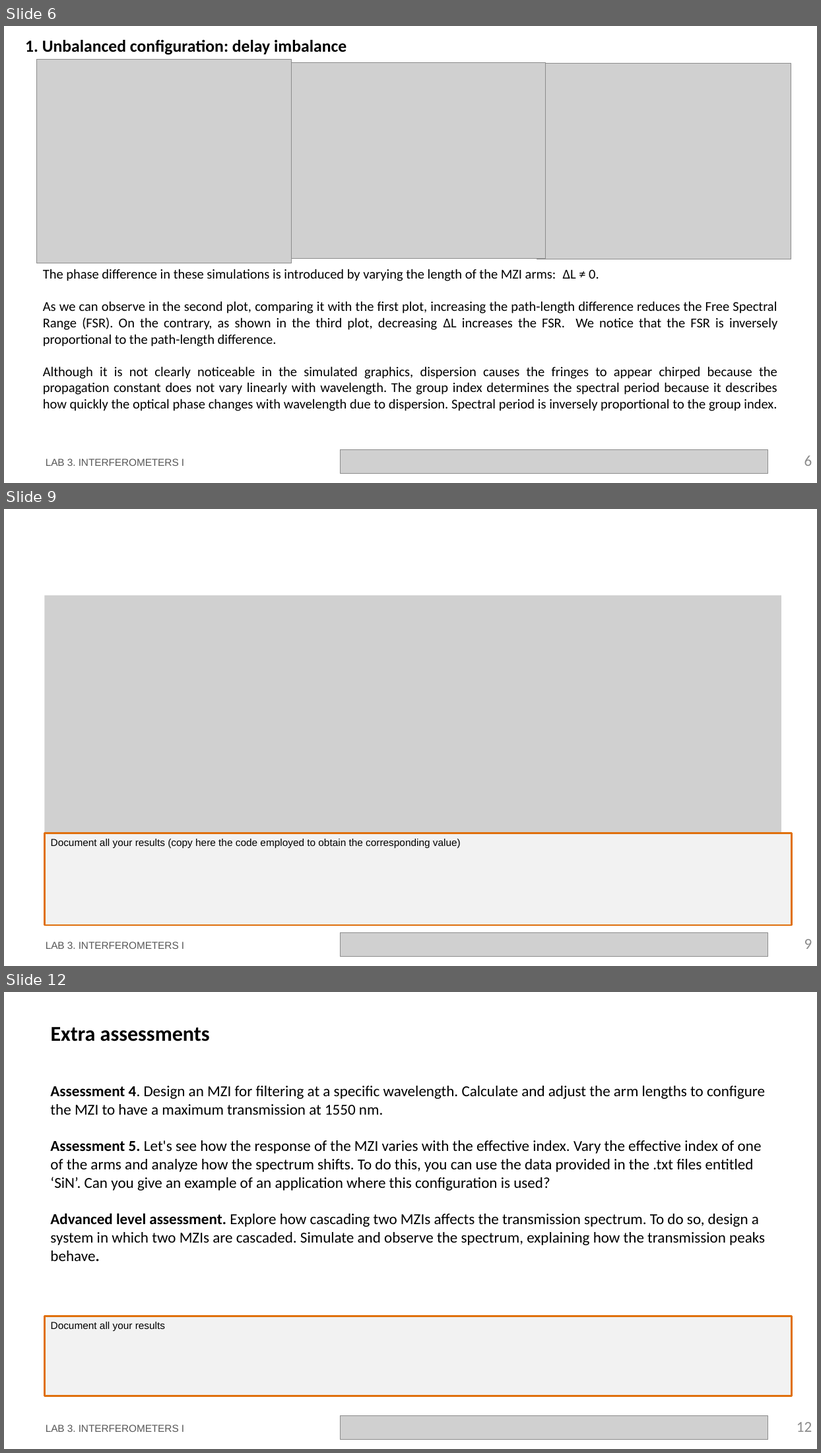
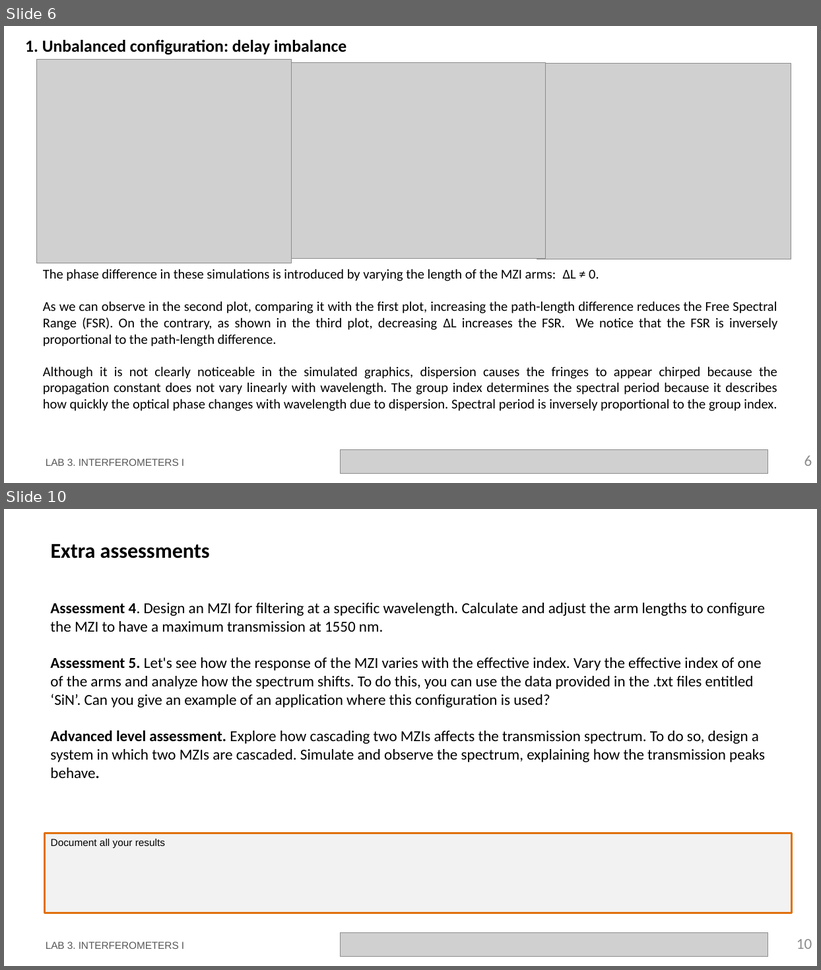
Before and after one commit to mromgar1/pic-upv-lab3, a slide deck: LabBook_3.pptx. Shown one above the other, each under a label of ours: slides 6, 9 and 12 before the commit, slides 6 and 10 after it; the slides between them are not shown. The pictures are 821x1453 and 821x970 pixels, drawn with LibreOffice and Linux fonts; fonts in the diff are those of the drawing; grey boxes stand for pictures; background and template pictures are left out. Boxes give left, top, right and bottom in pixels: in the first picture for what was removed or moved away, otherwise in the second. Text is boxed around its words. In the diff, an @@ line names an element or a change of style, - is before the commit and + after.

```diff
--- a/LabBook_3.pptx
+++ b/LabBook_3.pptx
@@ slide 9 removed at (4,509,817,966), background #FFFFFF @@
@@ picture removed at (44,595,781,926) @@
@@ rectangle removed at (45,834,792,925) @@
-Document all your results (copy here the code employed to obtain the corresponding value)
@@ text removed at (46,942,184,949) @@
-LAB 3. INTERFEROMETERS I
@@ picture removed at (341,933,768,957) @@
@@ page number removed at (805,939,812,949) @@
-9
@@ what was slide 12 is now slide 10 @@
@@ page number at (797,939,812,949): text changed @@
-12
+10
```
Also in this commit, not shown: 3 slides changed, 1 slide added, 2 other slides removed.
